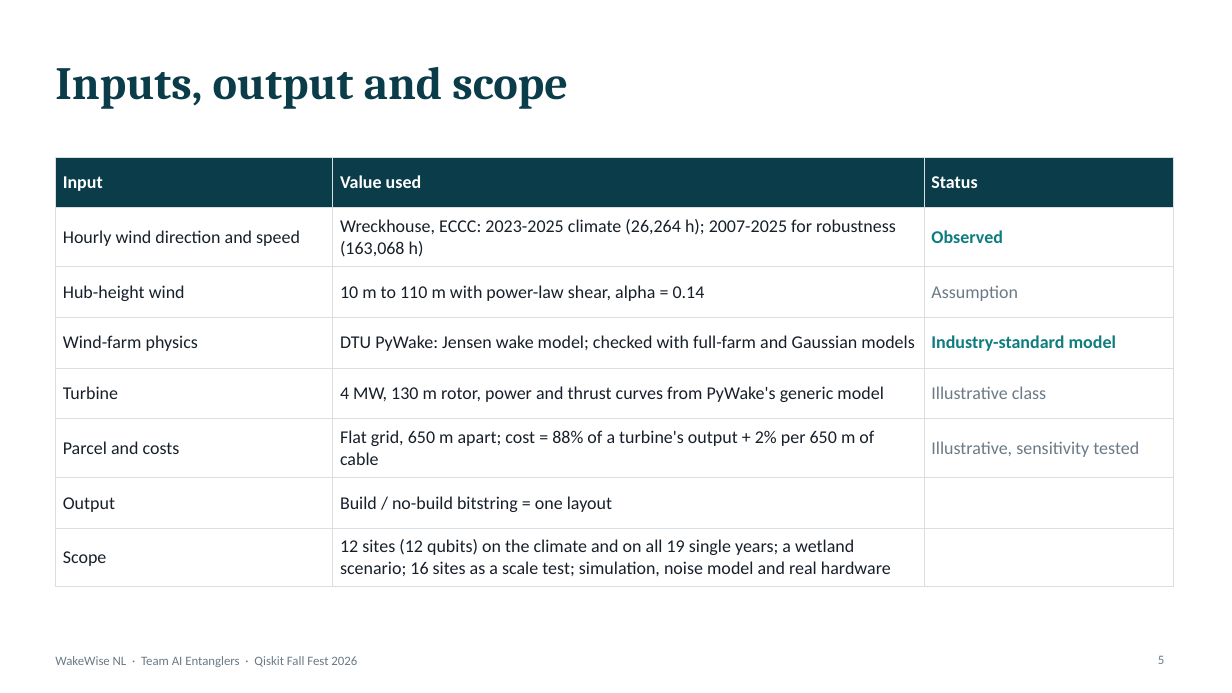
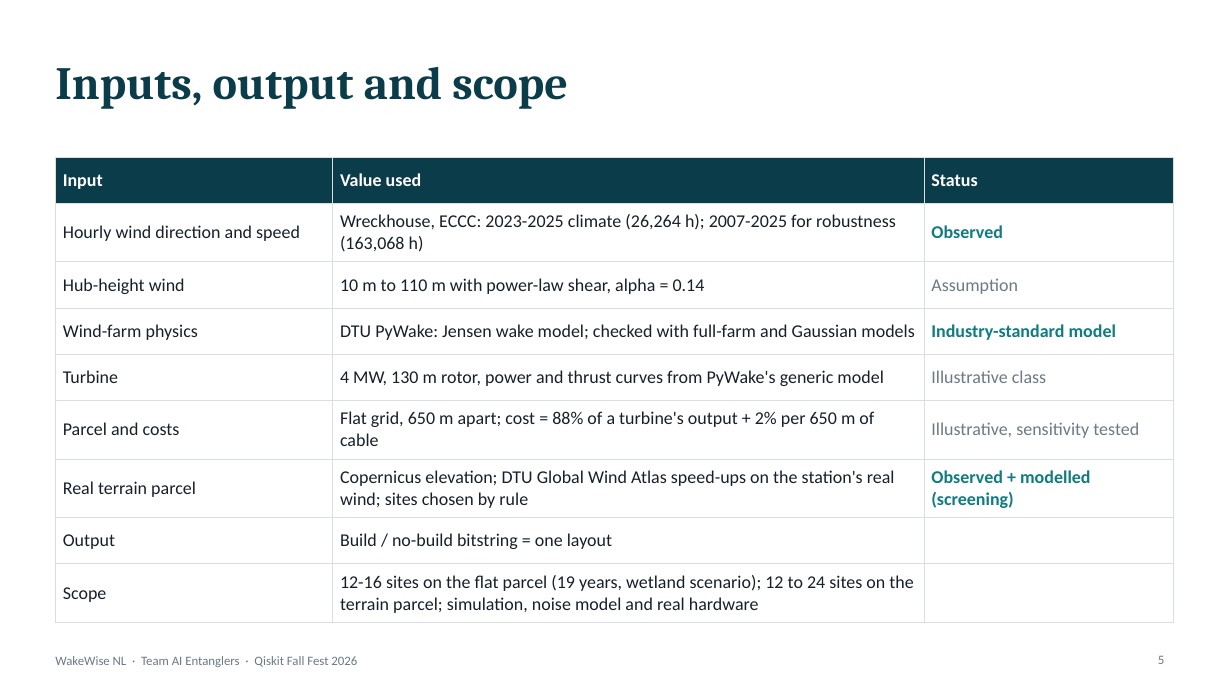
Before and after one commit to mrw-soumik/Qiskit-AI-Entanglers-, a slide deck: slide 5 of slides/WakeWise_NL_AI_Entanglers.pptx. Drawn at 1232x693 pixels with LibreOffice and Linux fonts; fonts in the diff are those of the drawing. Boxes give left, top, right and bottom in pixels: in the first picture for what was removed or moved away, otherwise in the second. Text is boxed around its words. In the diff, an @@ line names an element or a change of style, - is before the commit and + after.

```diff
--- a/slides/WakeWise_NL_AI_Entanglers.pptx
+++ b/slides/WakeWise_NL_AI_Entanglers.pptx
@@ table at (x1=55, y1=157, x2=1174, y2=617) @@
+row 7: Real terrain parcel | Copernicus elevation; DTU Global Wind Atlas speed-ups on the station's real wind; sites chosen by rule | Observed + modelled (screening)
-row 9, column 2: 12 sites (12 qubits) on the climate and on all 19 single years; a wetland scenario; 16 sites as a scale test; simulation, noise model and real hardware
+row 9, column 2: 12-16 sites on the flat parcel (19 years, wetland scenario); 12 to 24 sites on the terrain parcel; simulation, noise model and real hardware
```
Also in this commit, not shown: 8 other slides changed, 2 slides added, 1 slide removed, 32 other files.
